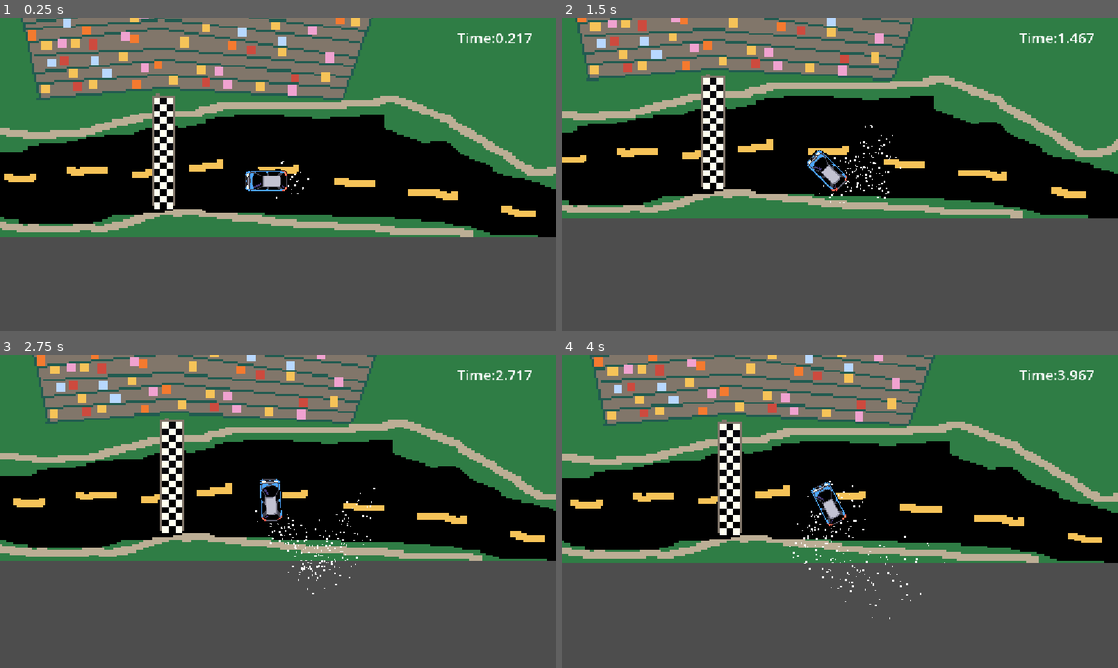
Above: before the commit, frames 1-4 (two rows, left to right).
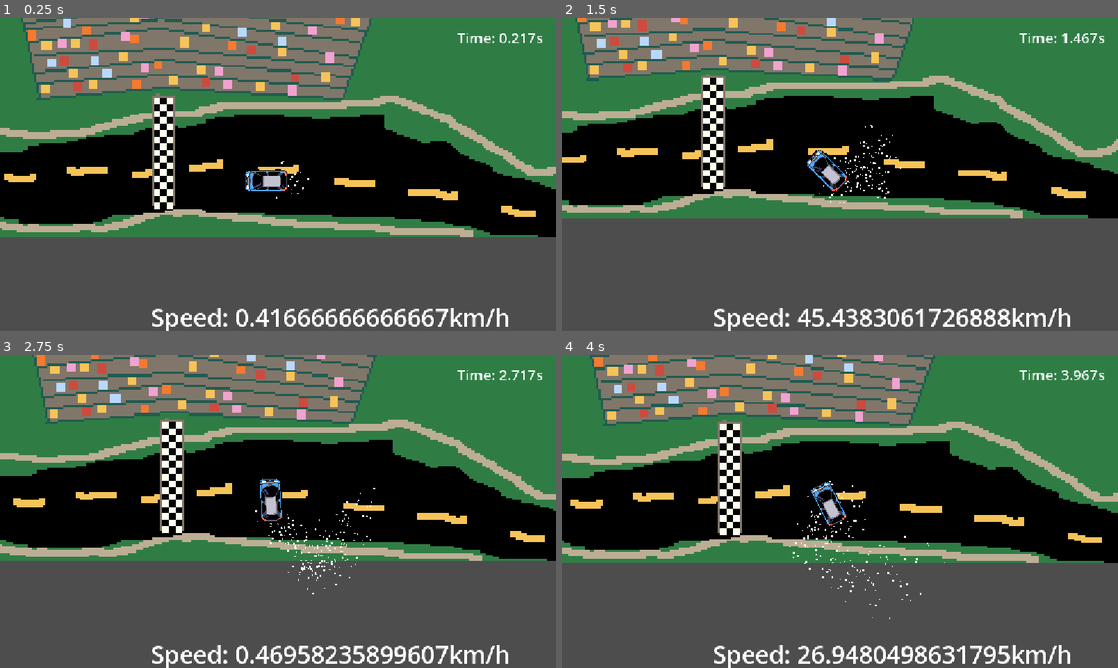
Above: after the commit, the same moments.

Repository: siryanni/bouncy-racing
Game: Godot game, scene res://scene.tscn
Two runs of this game, one before a commit and one after it. Both use one fixed random seed, a clock stepped at 60 frames per second and the inputs below.
Inputs:
- Up to frame 1 (0.25 s): no input
- Up to frame 2 (1.5 s): hold Right (ui_right) 0.53-1.28 s; hold Down (ui_down) from 1.28 s (still down)
- Up to frame 3 (2.75 s): release Down (ui_down) at 2.03 s; hold Right (ui_right) from 2.03 s (still down)
- Up to frame 4 (4 s): release Right (ui_right) at 2.78 s; hold Up (ui_up) 2.78-3.53 s; hold Left (ui_left) from 3.53 s (still down)

The runs differ from the first frame. In frame 1, 1.8% of the frame differs, in the area x 27-98%, y 4-100%; in frame 2, 1.8%; in frame 3, 1.8%; in frame 4, 1.8%.

Commit message:
Added speedometer label

Diff:
--- a/bouncy-racing/bouncy-racing/character_body_2d.gd
+++ b/bouncy-racing/bouncy-racing/character_body_2d.gd
@@ -1,14 +1,28 @@
 extends CharacterBody2D
 @onready var timerLabel = $"../CanvasLayer/Timer"
+@onready var speedometerLabel = $"../CanvasLayer/speedometer"
 @onready var resetTime=0;
 const CollisionFricionConstant=0.5 # if 1 then no friction is added, the velocity says the same, if 0 all velocity is removed
+const vPixSecToVKmHConstant = 1.0/3.0
 
 func getTimeMs() -> float:
 	return  Time.get_ticks_msec();
 
+func getVelocityinKmH() -> float:
+	var vPixSec = velocity.x+velocity.y
+	if(vPixSec<0):vPixSec=-vPixSec
+	var vKmH = vPixSec*vPixSecToVKmHConstant
+	return vKmH
+
 func _physics_process(delta: float) -> void:
+
+	#log
 	print("Processing tick:\n global_position:"+str(global_position)+"\n velocity:"+str(velocity)+"\n rotation:"+str(rotation_degrees)+"\n Time in ticks ms:"+str(getTimeMs()))
-	timerLabel.text="Time:"+str((getTimeMs()-resetTime)/1000);
+
+	#labels
+	timerLabel.text="Time: "+str((getTimeMs()-resetTime)/1000)+"s";
+	speedometerLabel.text="Speed: "+str(getVelocityinKmH())+"km/h"
+
 	# process friction
 	if(velocity.x>0):velocity.x-=1;
 	if(velocity.y>0):velocity.y-=1;
--- a/bouncy-racing/bouncy-racing/scene.tscn
+++ b/bouncy-racing/bouncy-racing/scene.tscn
@@ -69,7 +69,15 @@
 offset_right = 1016.0
 offset_bottom = 61.0
 theme_override_font_sizes/font_size = 30
-text = "TEXT"
+text = "TIME"
+
+[node name="speedometer" type="Label" parent="CanvasLayer" unique_id=1526713663]
+offset_left = 313.0
+offset_top = 585.0
+offset_right = 494.0
+offset_bottom = 654.0
+theme_override_font_sizes/font_size = 50
+text = "SPEED"
 
 [connection signal="area_entered" from="Boundaries" to="CarCharacter" method="_on_boundaries_area_entered"]
 [connection signal="area_entered" from="Boundaries2" to="CarCharacter" method="_on_area_2d_area_entered"]
